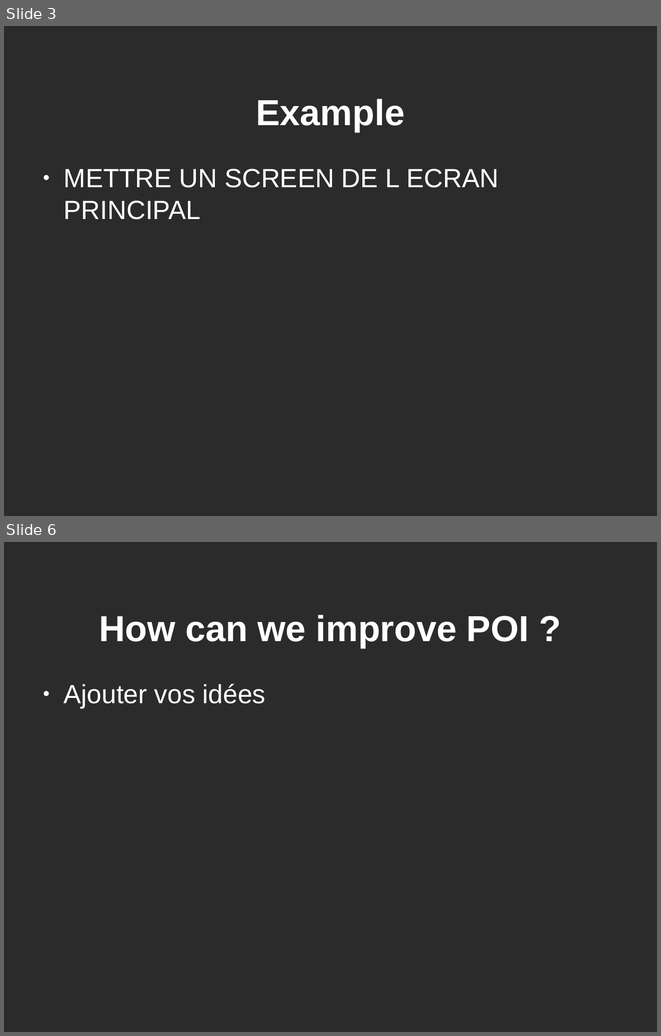
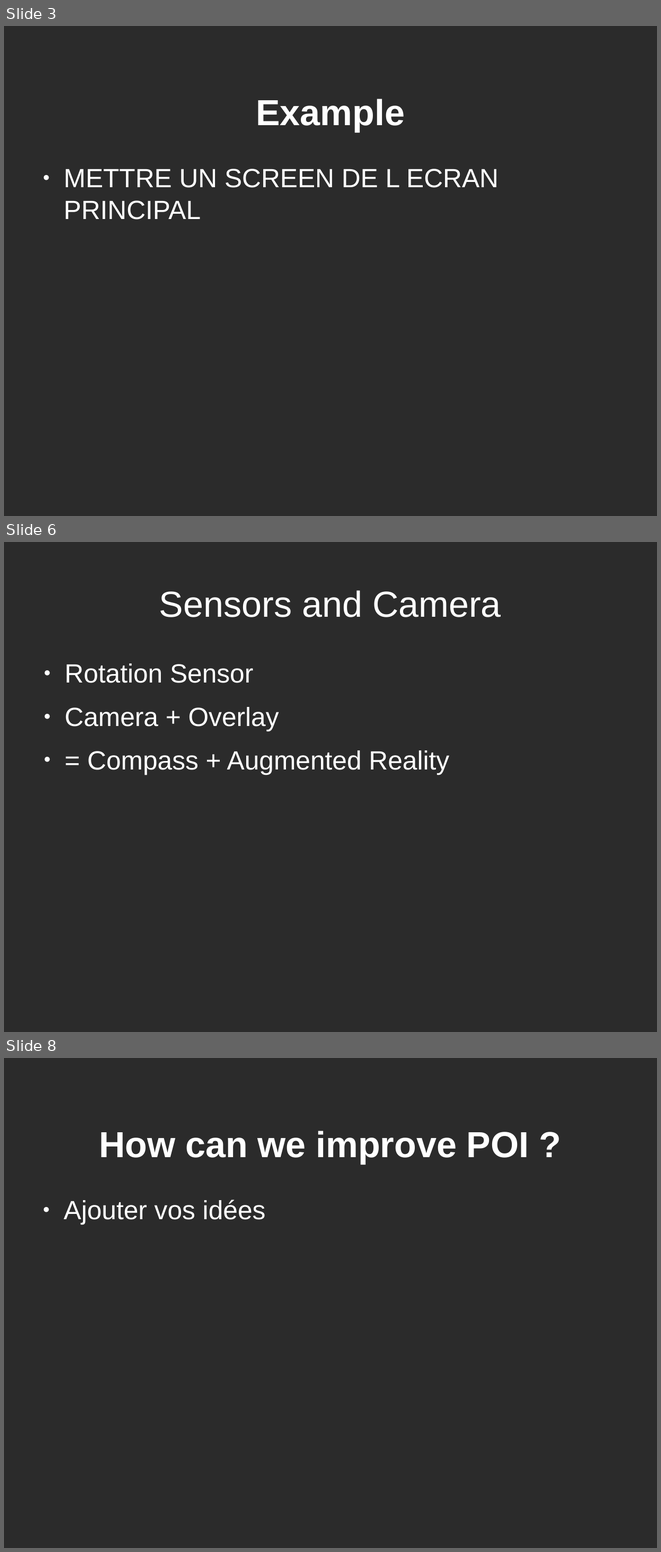
Before and after one commit to dducry/POI, a slide deck: presentationProjetSMS.odp. Shown one above the other, each under a label of ours: slides 3 and 6 before the commit, slides 3, 6 and 8 after it; the slides between them are not shown. The pictures are 661x1036 and 661x1552 pixels, drawn with LibreOffice and Linux fonts; fonts in the diff are those of the drawing; background and template pictures are left out; a plain dark background stands for a picture behind light text. Boxes give left, top, right and bottom in pixels: in the first picture for what was removed or moved away, otherwise in the second. Text is boxed around its words. In the diff, an @@ line names an element or a change of style, - is before the commit and + after.

```diff
--- a/presentationProjetSMS.odp
+++ b/presentationProjetSMS.odp
@@ slide 6 added at [4, 542, 657, 1032], background picture (left out) @@
@@ title added at [159, 590, 501, 617], 44 pt, text #FFFFFF @@
+Sensors and Camera
@@ text added at [64, 663, 449, 774], 32 pt, text #FFFFFF @@
+● Rotation Sensor
+● Camera + Overlay
+● = Compass + Augmented Reality
@@ what was slide 6 is now slide 8 @@
```
Also in this commit, not shown: 3 slides changed, 1 other slide added.
